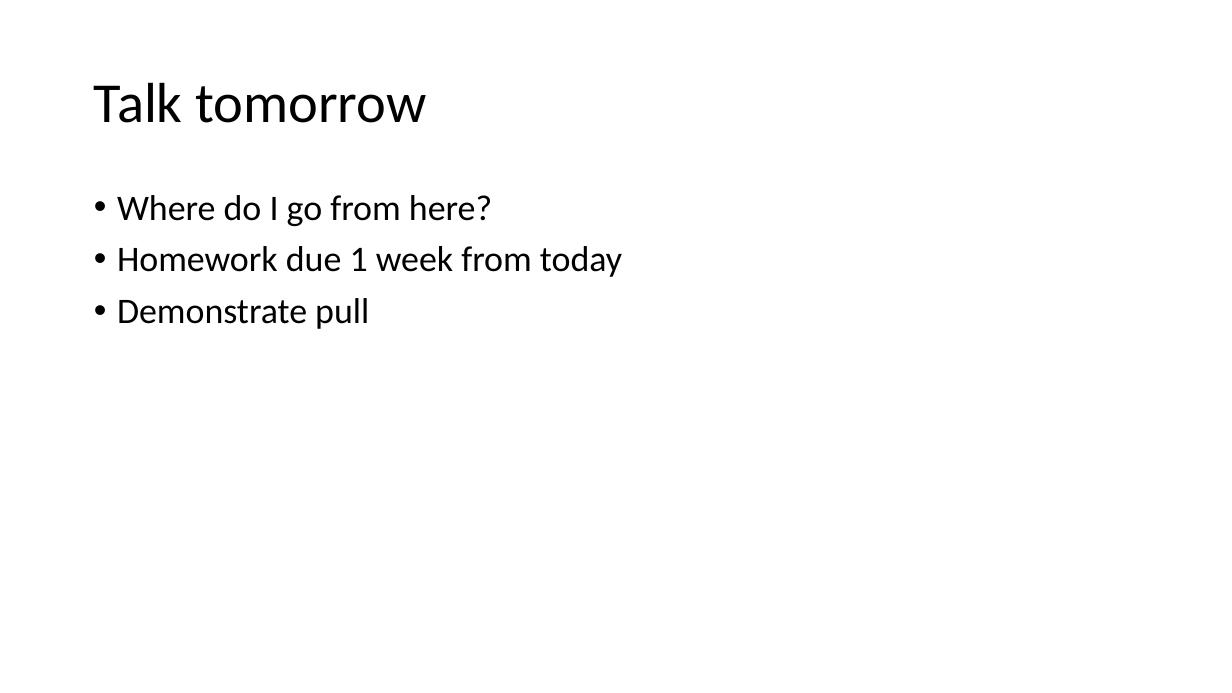
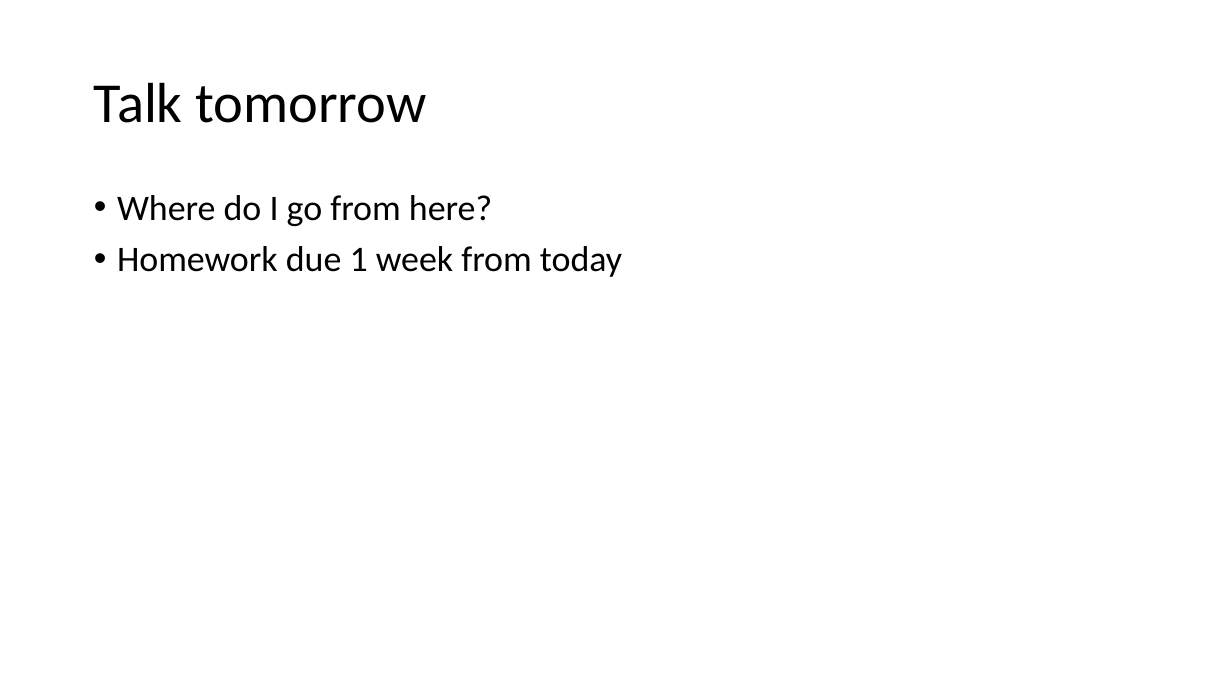
Before and after one commit to skalakm/232, a slide deck: slide 56 of notes.pptx. Drawn at 1232x693 pixels with LibreOffice and Linux fonts; fonts in the diff are those of the drawing. Boxes give left, top, right and bottom in pixels: in the first picture for what was removed or moved away, otherwise in the second. Text is boxed around its words. In the diff, an @@ line names an element or a change of style, - is before the commit and + after.

```diff
--- a/notes.pptx
+++ b/notes.pptx
@@ text at (117,298,369,329): paragraph removed @@
-• Demonstrate pull
```
Also in this commit, not shown: 3 slides added.
